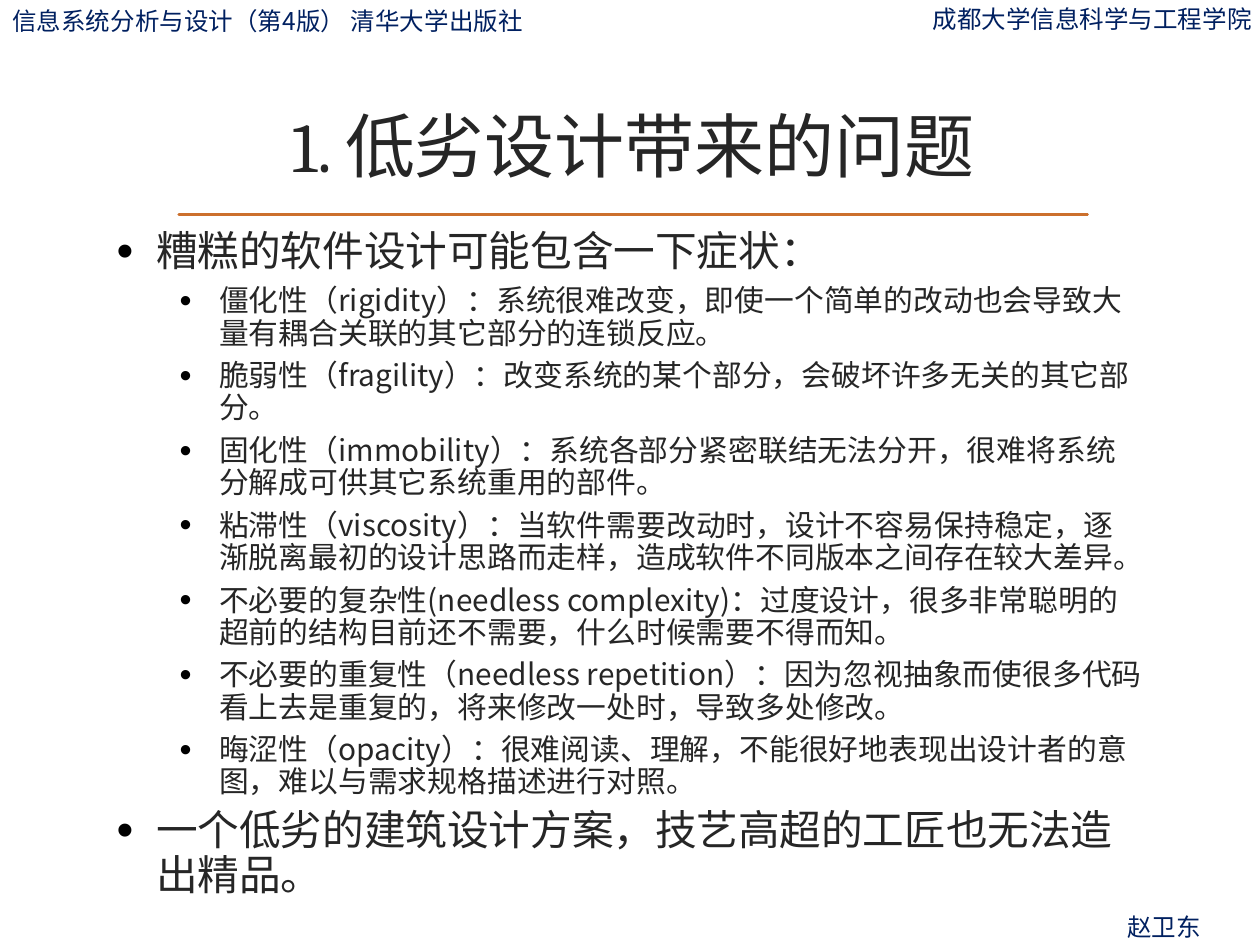
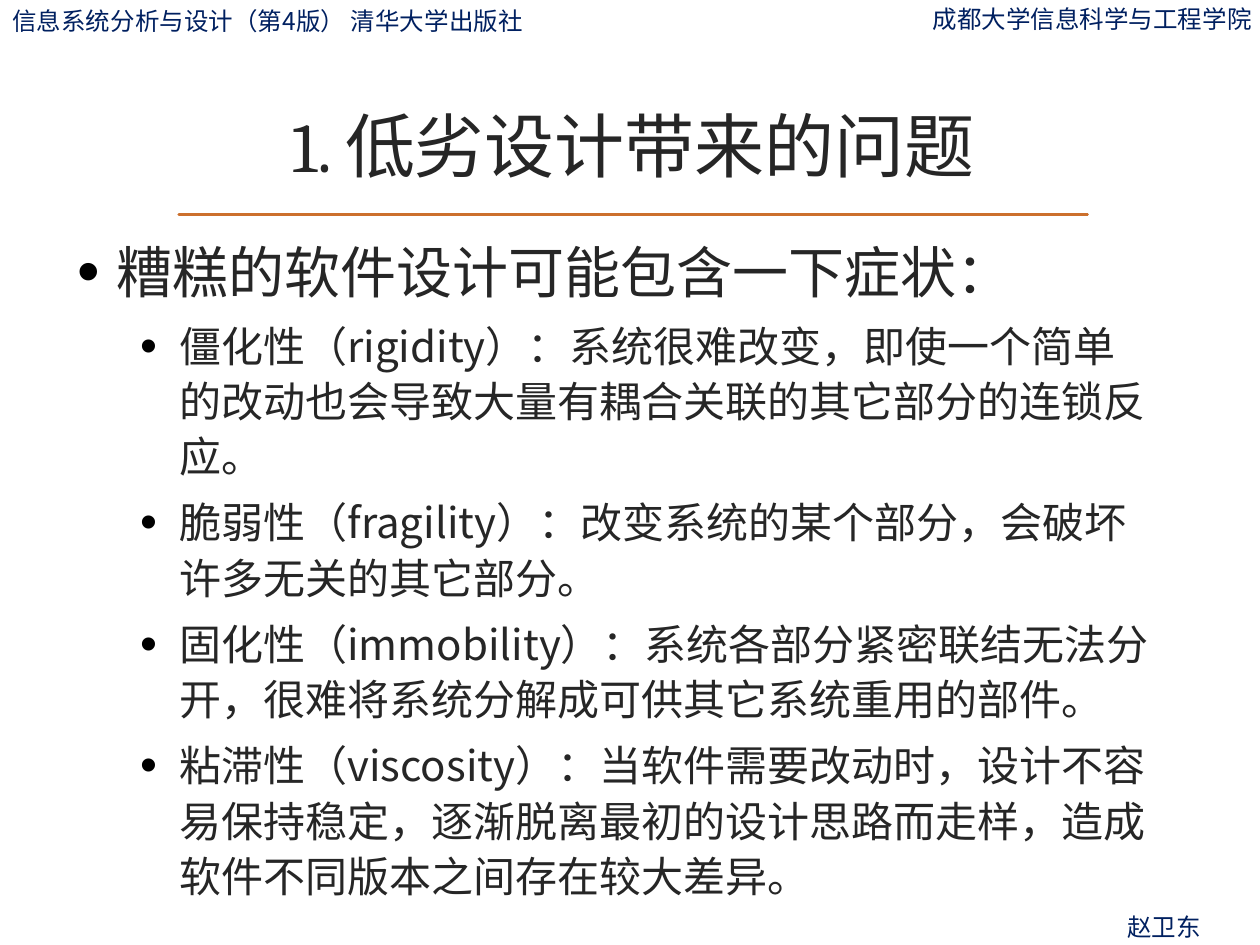
Before and after one commit to ylfagh/is_analysis-1, a slide deck: slide 9 of ppt/第9章-系统设计概述.pptx. Drawn at 1260x945 pixels with LibreOffice and Linux fonts; fonts in the diff are those of the drawing; background and template pictures are left out. Boxes give left, top, right and bottom in pixels: in the first picture for what was removed or moved away, otherwise in the second. Text is boxed around its words. In the diff, an @@ line names an element or a change of style, - is before the commit and + after.

```diff
--- a/ppt/第9章-系统设计概述.pptx
+++ b/ppt/第9章-系统设计概述.pptx
@@ text "糟糕的软件设计可能包含一下症状：" moved from (x1=156, y1=231, x2=1143, y2=894) to (x1=116, y1=246, x2=1149, y2=896) @@
@@ text "糟糕的软件设计可能包含一下症状：" at (x1=116, y1=246, x2=1149, y2=896): size 23.8 to 32 pt in "糟糕的软件设计可能包含一下症状："; size 17 to 24 pt; line spacing 0.9 to 1.1 @@
@@ text at (x1=156, y1=586, x2=1142, y2=894): paragraphs removed @@
-  • 不必要的复杂性(needless complexity)：过度设计，很多非常聪明的超前的结构目前还不需要，什么时候需要不得而知。
-  • 不必要的重复性（needless repetition）：因为忽视抽象而使很多代码看上去是重复的，将来修改一处时，导致多处修改。
-  • 晦涩性（opacity）：很难阅读、理解，不能很好地表现出设计者的意图，难以与需求规格描述进行对照。
-• 一个低劣的建筑设计方案，技艺高超的工匠也无法造出精品。
```
Also in this commit, not shown: 6 other slides changed, 4 slides added, 1 other file.
